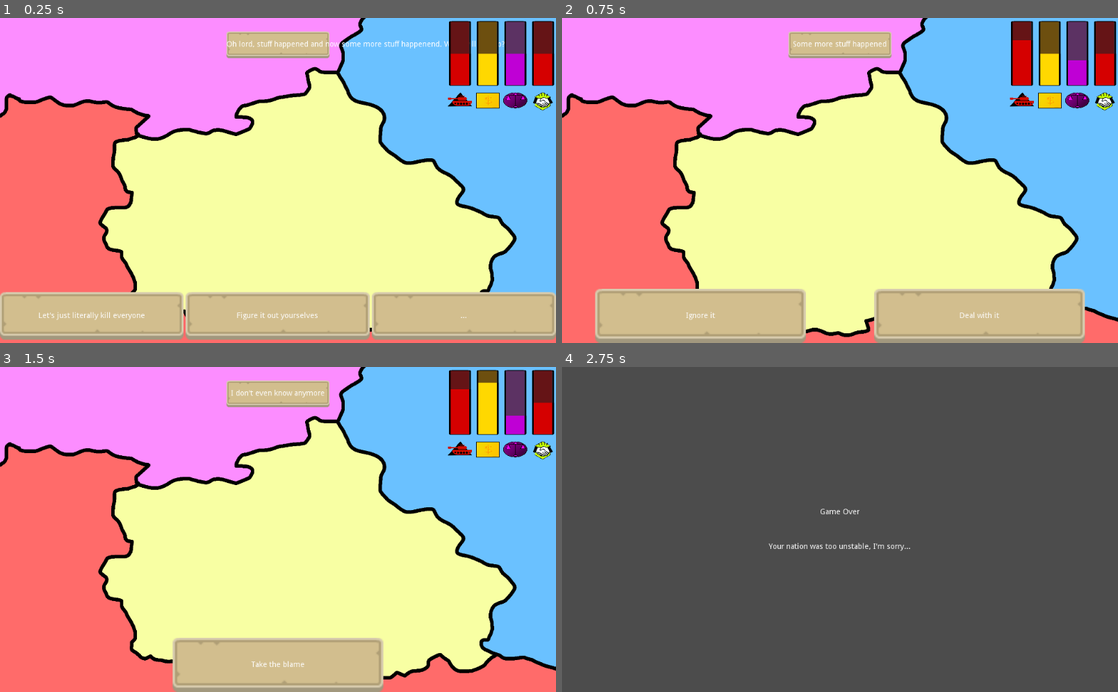
Above: before the commit, frames 1-4 (two rows, left to right).
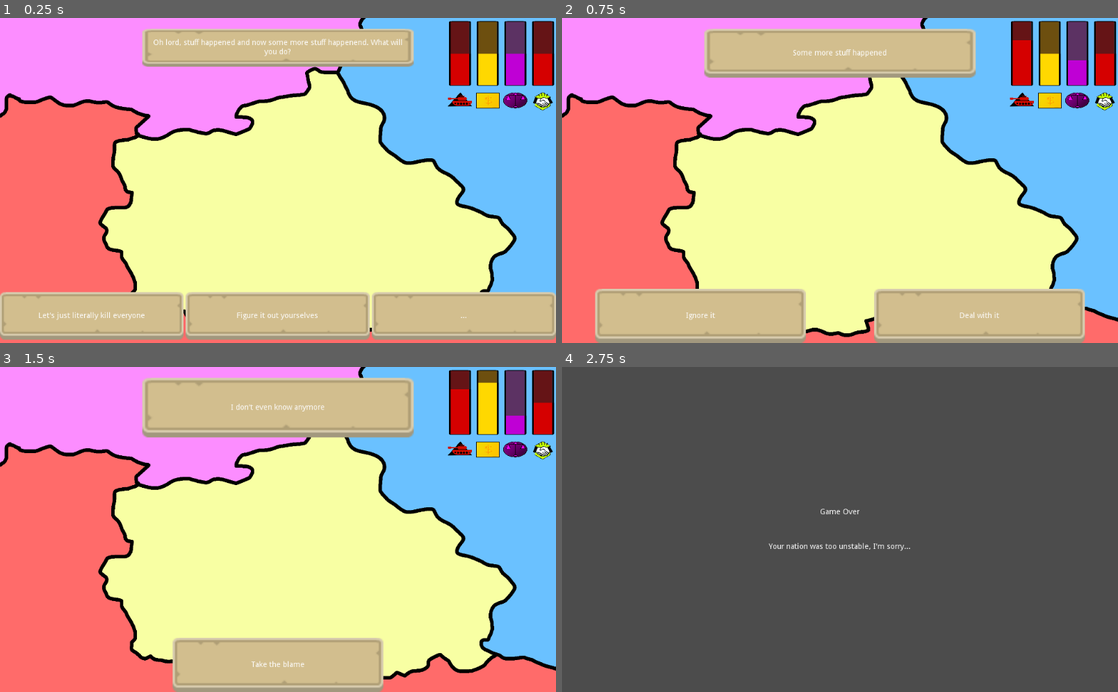
Above: after the commit, the same moments.

Repository: dsg-jam/LD49
Game: Godot game, scene res://scenes/overview.tscn
Same seed, same stepped clock (60 frames per second), same inputs: the game is played once before the commit and once after it.
Inputs:
- Up to frame 1 (0.25 s): no input
- Up to frame 2 (0.75 s): click "Let's just literally kill eve…" at 0.5 s
- Up to frame 3 (1.5 s): click "Ignore it" at 1.25 s
- Up to frame 4 (2.75 s): click "Take the blame" at 2 s

The runs differ from the first frame. In frame 1, 4.8% of the frame differs, in the area x 25-91%, y 3-15%; in frame 2, 6.4%; in frame 3, 8.0%, in the area x 25-75%, y 3-22%; in frame 4, nothing differs.
Error in both runs: Assertion failed: ran out of events (res://scripts/manager.gd:64)

Commit message:
Fixed label

Diff:
--- a/scripts/ui/decision.gd
+++ b/scripts/ui/decision.gd
@@ -7,9 +7,12 @@
 var _decision: LGameDecision
 
 onready var option_container := $HBoxContainer
+onready var panel := $TextureRect
 onready var label := $TextureRect/Label
 
 func setup(decision: LGameDecision) -> void:
+	print(label.rect_size.y)
+	panel.rect_size.y = label.rect_size.y + 20
 	self._decision = decision
 
 	label.text = decision.prompt
--- a/ui/decision.tscn
+++ b/ui/decision.tscn
@@ -28,11 +28,13 @@
 [node name="TextureRect" type="TextureRect" parent="."]
 anchor_left = 0.5
 anchor_right = 0.5
-margin_left = -95.0
-margin_top = 25.0
-margin_right = 95.0
-margin_bottom = 49.0
+margin_left = -250.0
+margin_top = 20.0
+margin_right = 250.0
+margin_bottom = 50.0
+rect_min_size = Vector2( 500, 50 )
 texture = ExtResource( 3 )
+expand = true
 __meta__ = {
 "_edit_use_anchors_": false
 }
@@ -40,5 +42,11 @@
 [node name="Label" type="Label" parent="TextureRect"]
 anchor_right = 1.0
 anchor_bottom = 1.0
+margin_left = 10.0
+margin_right = -10.0
 align = 1
 valign = 1
+autowrap = true
+__meta__ = {
+"_edit_use_anchors_": false
+}
